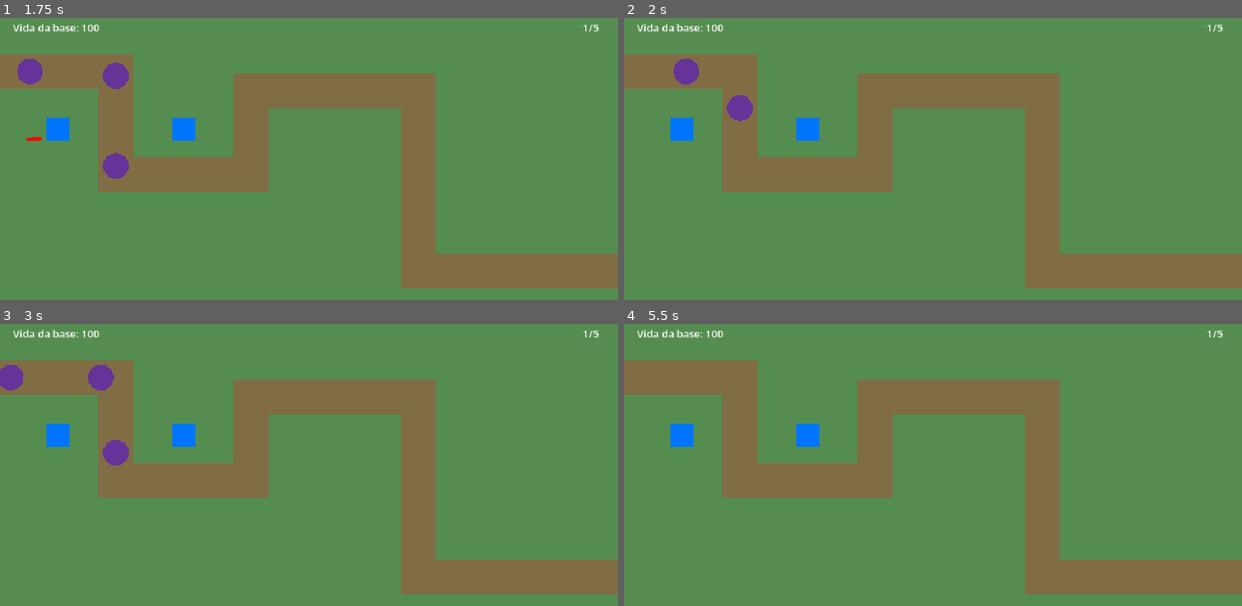
Above: before the commit, frames 1-4 (two rows, left to right).
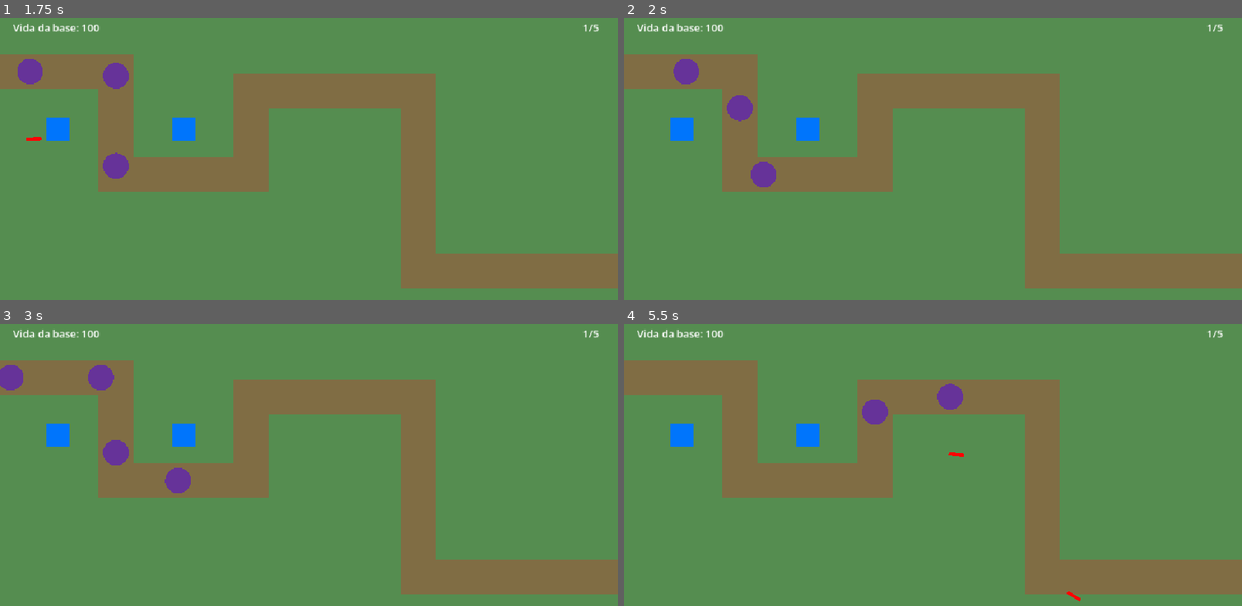
Above: after the commit, the same moments.

Repository: artdroids11/Tower-Defense-Godot-2D
Game: Godot game, scene res://scenes/main.tscn
The game is run twice, just before and just after one commit, with the same random seed, the same clock (stepped at 60 frames per second) and the same inputs.
Inputs (mouse positions are in pixels of both pictures, inside the frame that each line leads up to):
- Up to frame 1 (1.75 s): move the mouse to (444, 164) at 0.52 s; click (444, 164) at 0.67 s; move the mouse to (185, 198) at 1.27 s; click (185, 198) at 1.42 s
- Up to frame 2 (2 s): no input
- Up to frame 3 (3 s): move the mouse to (370, 411) at 2.02 s; click (370, 411) at 2.17 s; move the mouse to (278, 555) at 2.77 s; click (278, 555) at 2.92 s
- Up to frame 4 (5.5 s): move the mouse to (1118, 538) at 3.52 s; click (1118, 538) at 3.67 s; move the mouse to (747, 433) at 4.27 s; click (747, 433) at 4.42 s; move the mouse to (963, 487) at 5.02 s; click (963, 487) at 5.17 s

Frame 1 is identical in both runs. In frame 2, 0.3% of the frame differs, in the area x 20-25%, y 50-60%; in frame 3, 0.3%; in frame 4, 0.7%, in the area x 38-74%, y 21-99%.

Commit message:
Melhoria do layout dos atributos

Diff:
--- a/scenes/main.tscn
+++ b/scenes/main.tscn
@@ -13,13 +13,13 @@
 [node name="Sniper" parent="." unique_id=663019341 instance=ExtResource("2_sugp2")]
 position = Vector2(285, 190)
 attack_range = 180.0
-attack_damage = 2
+attack_damage = 0.9
 attack_interval = 0.25
 
 [node name="Tanque" parent="." unique_id=710837690 instance=ExtResource("2_sugp2")]
 position = Vector2(90, 190)
 attack_range = 260.0
-attack_damage = 8
+attack_damage = 8.0
 attack_interval = 2.0
 
 [node name="CanvasLayer" type="CanvasLayer" parent="." unique_id=1791099738]
--- a/scripts/enemy.gd
+++ b/scripts/enemy.gd
@@ -7,7 +7,7 @@
 var path_points: PackedVector2Array
 var current_point_index: int = 0
 
-var health: int = 3
+var health: float = 3.0
 var is_dead: bool = false
 
 func _draw():
@@ -33,14 +33,14 @@
 	if global_position.distance_to(target_position) < 2.0:
 		current_point_index += 1
 
-func take_damage(amount: int) -> void:
+func take_damage(amount: float) -> void:
 	if is_dead:
 		return
 
 	health -= amount
 	print("Vida do inimigo: ", health)
 
-	if health <= 0:
+	if health <= 0.0:
 		is_dead = true
 		remove_from_group("enemies")
 		get_parent().enemies_alive -= 1
--- a/scripts/main.gd
+++ b/scripts/main.gd
@@ -188,16 +188,59 @@
 func position_tower_info(tower: Node2D) -> void:
 	var tower_position: Vector2 = tower.get_global_transform_with_canvas().origin
 	var viewport_size: Vector2 = get_viewport_rect().size
-
-	var panel_position: Vector2 = tower_position + Vector2(30, -tower_info_panel.size.y - 20)
-
-	if panel_position.x + tower_position.x > viewport_size.x:
-		panel_position.x = tower_position.x - tower_info_panel.size.x - 30
-
-	if panel_position.y < 0:
-		panel_position.y = tower_position.y + 30
-
-	panel_position.x = clampf(panel_position.x, 0, viewport_size.x - tower_info_panel.size.x)
-	panel_position.y = clampf(panel_position.y, 0, viewport_size.y - tower_info_panel.size.y)
-
-	tower_info_panel.position = panel_position
+	var panel_size: Vector2 = tower_info_panel.size
+	var margin: float = 45.0
+
+	var candidates: Array[Vector2] = [
+		tower_position + Vector2(margin, -panel_size.y / 2.0),
+		tower_position + Vector2(-panel_size.x - margin, -panel_size.y / 2.0),
+		tower_position + Vector2(-panel_size.x / 2.0, -panel_size.y - margin),
+		tower_position + Vector2(-panel_size.x / 2.0, margin),
+		tower_position + Vector2(margin, -panel_size.y - margin),
+		tower_position + Vector2(-panel_size.x - margin, -panel_size.y - margin),
+		tower_position + Vector2(margin, margin),
+		tower_position + Vector2(-panel_size.x - margin, margin)
+	]
+
+	var best_position: Vector2 = Vector2.ZERO
+	var fewest_conflicts: int = 2147483647
+
+	for candidate in candidates:
+		var candidate_position: Vector2 = Vector2(
+			clampf(candidate.x, 0.0, maxf(0.0, viewport_size.x - panel_size.x)),
+			clampf(candidate.y, 0.0, maxf(0.0, viewport_size.y - panel_size.y))
+		)
+
+		var panel_rect: Rect2 = Rect2(candidate_position, panel_size)
+		var conflicts: int = count_path_conflicts(panel_rect)
+
+		if conflicts == 0:
+			best_position = candidate_position
+			fewest_conflicts = 0
+			break
+
+		if conflicts < fewest_conflicts:
+			fewest_conflicts = conflicts
+			best_position = candidate_position
+
+	tower_info_panel.position = best_position
+
+func count_path_conflicts(panel_rect: Rect2) -> int:
+	var conflicts: int = 0
+	var points: PackedVector2Array = path.points
+	var path_transform: Transform2D = path.get_global_transform_with_canvas()
+	var safe_rect: Rect2 = panel_rect.grow(path.width / 2.0)
+
+	for i in range(points.size() - 1):
+		var start: Vector2 = path_transform * points[i]
+		var finish: Vector2 = path_transform * points[i + 1]
+		var distance: float = start.distance_to(finish)
+		var steps: int = maxi(1, int(ceil(distance / 8.0)))
+
+		for step in range(steps + 1):
+			var point: Vector2 = start.lerp(finish, float(step) / steps)
+
+			if safe_rect.has_point(point):
+				conflicts += 1
+
+	return conflicts
--- a/scripts/projectiles.gd
+++ b/scripts/projectiles.gd
@@ -5,7 +5,7 @@
 var direction: Vector2 = Vector2.ZERO
 var previous_position: Vector2 = Vector2.ZERO
 
-var damage: int = 1
+var damage: float = 0.5
 
 func _draw() -> void:
 	draw_line(Vector2(-12, 0),Vector2(12, 0),Color(1.0, 0.008, 0.016, 1.0),5.0)
--- a/scripts/tower.gd
+++ b/scripts/tower.gd
@@ -9,7 +9,7 @@
 var enemies_in_range: Array[Node2D] = []
 var target: Node2D = null
 
-@export var attack_damage: int = 2
+@export var attack_damage: float = 2.0
 @export var attack_interval: float = 1.0
 var attack_timer: float = 0.0
 
